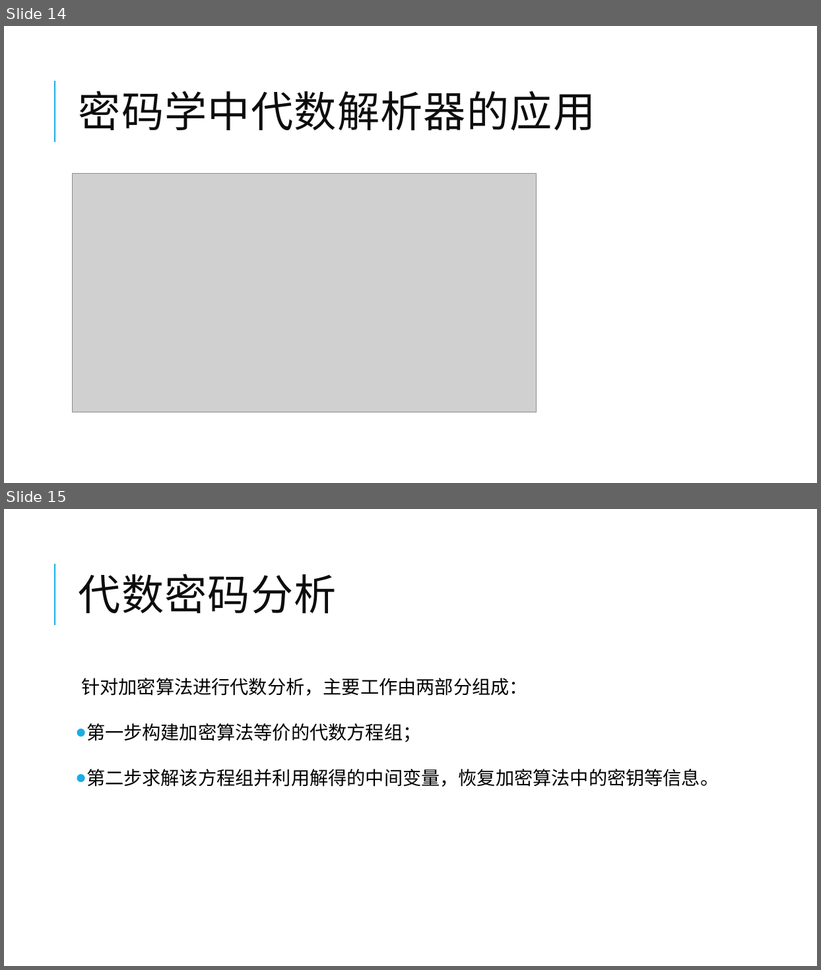
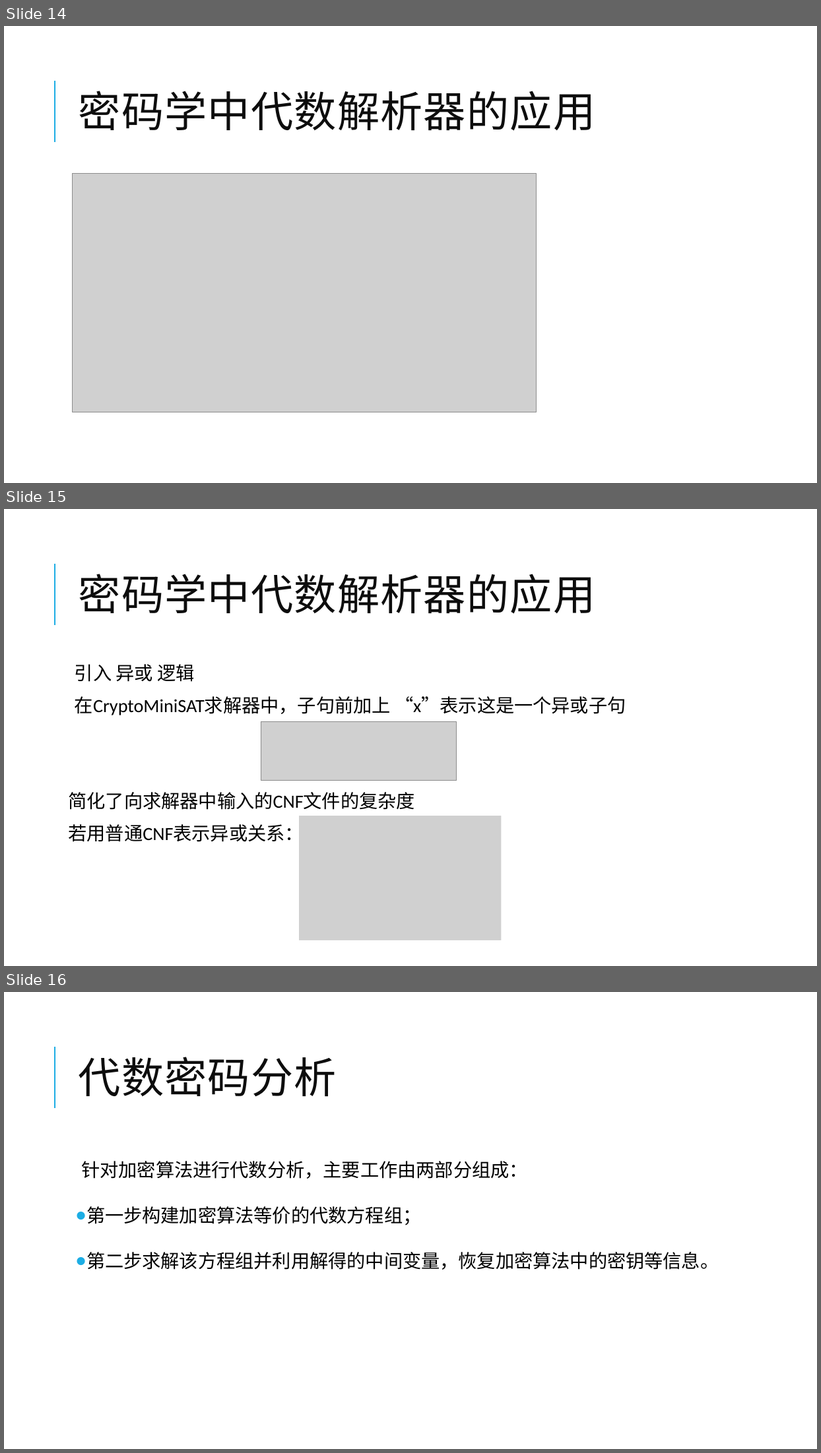
Before and after one commit to yberlin/hello-world, a slide deck: 数电/代数解析器与其密码学领域的应用.pptx. Shown one above the other, each under a label of ours: slides 14 and 15 before the commit, slides 14, 15 and 16 after it. The pictures are 821x970 and 821x1453 pixels, drawn with LibreOffice and Linux fonts; fonts in the diff are those of the drawing; grey boxes stand for pictures. Boxes give left, top, right and bottom in pixels: in the first picture for what was removed or moved away, otherwise in the second. Text is boxed around its words. In the diff, an @@ line names an element or a change of style, - is before the commit and + after.

```diff
--- a/数电/代数解析器与其密码学领域的应用.pptx
+++ b/数电/代数解析器与其密码学领域的应用.pptx
@@ slide 15 added at bbox=[4, 509, 817, 966], background #FFFFFF; not listed: 1 template element that a slide beside it also shows @@
@@ title added at bbox=[79, 574, 596, 614], 50 pt, text #0D0D0D @@
+密码学中代数解析器的应用
@@ text added at bbox=[69, 664, 626, 845], 22 pt, text #000000 @@
+  引入 异或 逻辑
+  在CryptoMiniSAT求解器中，子句前加上 “x”表示这是一个异或子句
+简化了向求解器中输入的CNF文件的复杂度
+若用普通CNF表示异或关系：
@@ picture added at bbox=[261, 722, 457, 780] @@
@@ picture added at bbox=[299, 816, 502, 940] @@
@@ what was slide 15 is now slide 16 @@
```
Also in this commit, not shown: 7 slides changed, 13 other slides added, 1 slide removed.
